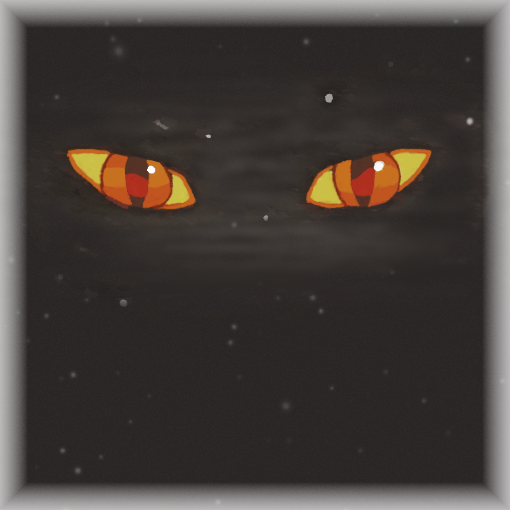
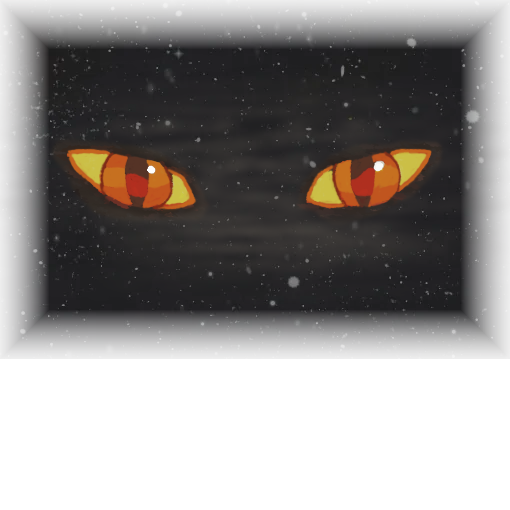
The second 510x510 image is a revision of the first. Changes to its layers:
added group "current" with 7 layers above "starry sky background" over [0, 36, 510, 335]
moved "new eyes" into group "current" over [66, 147, 433, 214]
moved "wisps with eyeholes" into group "current" over [0, 36, 510, 335]
added layer "card eyes" in group "current" over [46, 133, 448, 231]
added layer "starry sky background" above "archive" over [0, 0, 510, 359]
renamed "overlay-night less cloudy" to "overlay-night less cloudy with eyeholes", hid it, moved it into group "archive", painted on it over [0, 0, 510, 510]
